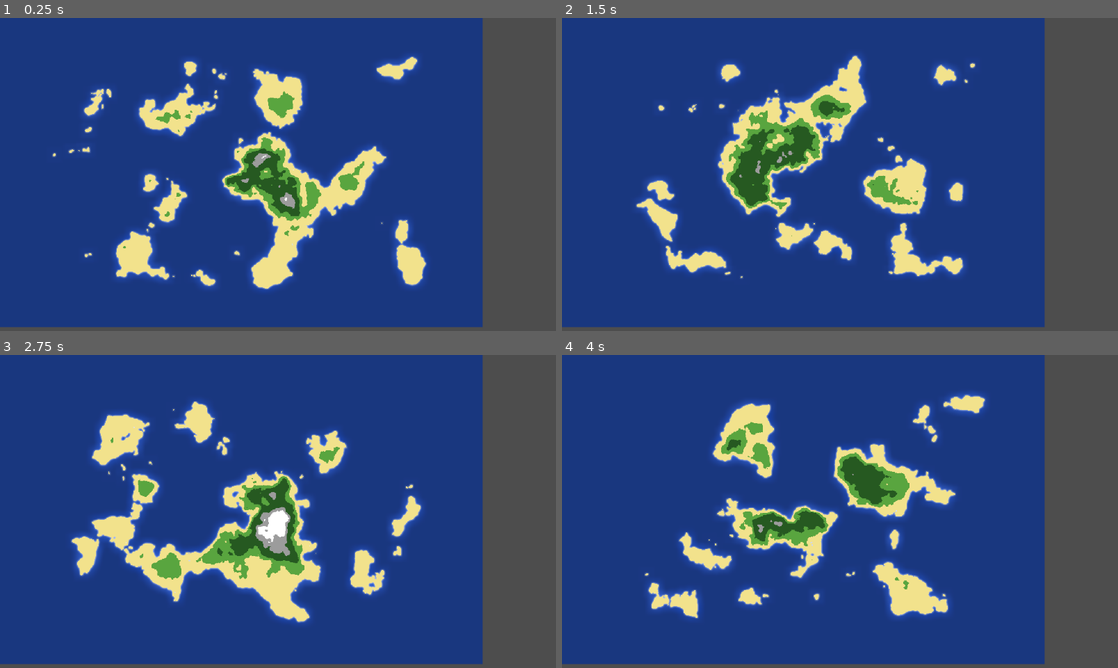
Above: before the commit, frames 1-4 (two rows, left to right).
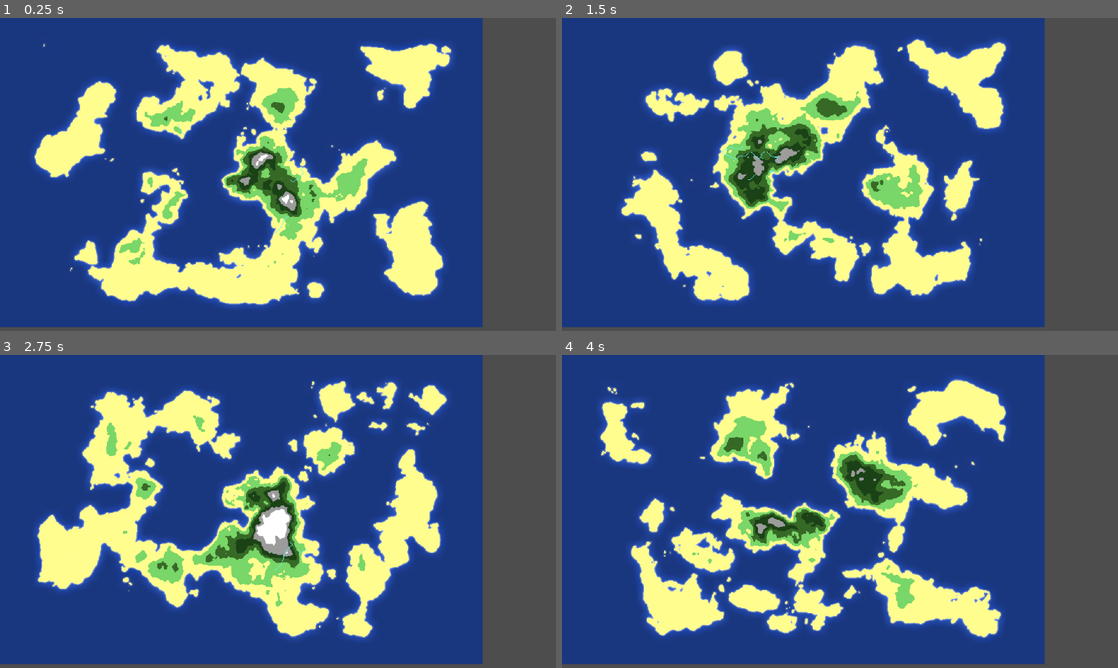
Above: after the commit, the same moments.

Repository: jhaakma/island-generator
Game: Godot game, scene res://Scenes/Main/Main.tscn
Same seed, same stepped clock (60 frames per second), same inputs: the game is played once before the commit and once after it.
Inputs:
- Up to frame 1 (0.25 s): no input
- Up to frame 2 (1.5 s): tap Enter (ui_accept) at 0.5, 0.77, 1.25 s
- Up to frame 3 (2.75 s): tap Enter (ui_accept) at 1.52, 2 s
- Up to frame 4 (4 s): tap Enter (ui_accept) at 2.75, 3.02, 3.5, 3.77 s

The runs differ from the first frame. In frame 1, 26% of the frame differs, in the area x 5-82%, y 7-93%; in frame 2, 24%; in frame 3, 25%; in frame 4, 24%.

Commit message:
Improve river generation

Diff:
--- a/IslandGeneration/Biome.gd
+++ b/IslandGeneration/Biome.gd
@@ -2,5 +2,5 @@
 class_name Biome
 
 @export var name: String = ""
-@export var max_height: float = 1.0
+@export var min_height: float = 1.0
 @export var color: Color = Color.WHITE
--- a/IslandGeneration/Modifiers/RiverModifier.gd
+++ b/IslandGeneration/Modifiers/RiverModifier.gd
@@ -2,8 +2,10 @@
 class_name RiverModifier
 
 @export var river_color: Color = Color(0.2, 0.4, 1.0, 1.0)
-@export var max_length: int = 200
+@export var max_length: int = 20000
 @export var start_search_attempts: int = 100
+@export var river_count: int = 10
+@export var min_starting_height: float = 0.2
 
 func _calculate_height(generator: IslandGenerator, noise: FastNoiseLite, noise_detail: FastNoiseLite, pos: Vector2i, center: Vector2i, max_x: int, max_y: int) -> float:
     var h = noise.get_noise_2d(pos.x, pos.y)
@@ -17,6 +19,68 @@
     if nd > 1.0:
         h = 0
     return h
+
+func _generate_river(generator: IslandGenerator, image: Image, noise: FastNoiseLite, noise_detail: FastNoiseLite, center: Vector2i, max_x: int, max_y: int) -> void:
+    var start_pos := Vector2i.ZERO
+    var found := false
+
+    for _i in start_search_attempts:
+        var x = randi() % generator.island_size.x
+        var y = randi() % generator.island_size.y
+        var h = _calculate_height(generator, noise, noise_detail, Vector2i(x, y), center, max_x, max_y)
+
+        if h >= min_starting_height:
+            start_pos = Vector2i(x, y)
+            found = true
+            break
+    if not found:
+        print("RiverModifier: No valid starting position found after", start_search_attempts, "attempts.")
+        return
+
+    var pos := start_pos
+    var direction := Vector2(randf() * 2.0 - 1.0, randf() * 2.0 - 1.0).normalized()
+    var bend_freq := 0.08 + randf() * 0.08 # Frequency of bends
+    var bend_strength := 0.7 + randf() * 0.5 # How strong the bends are
+
+    for i in max_length:
+        if pos.x < 0 or pos.x >= generator.island_size.x or pos.y < 0 or pos.y >= generator.island_size.y:
+            break
+        var c := image.get_pixelv(pos)
+        if c.a == 0.0:
+            break
+        image.set_pixelv(pos, river_color)
+
+        # Calculate bend using sine and cosine for smooth curves
+        var angle = sin(i * bend_freq) * bend_strength
+        var perp = Vector2(-direction.y, direction.x) # Perpendicular vector
+        var bend_dir = (direction + perp * angle).normalized()
+
+        # Find the best downhill neighbor in the general bend direction
+        var best_neighbor := pos
+        var best_height = 999.0
+        var best_dot = -1.0
+        for dx in range(-1, 2):
+            for dy in range(-1, 2):
+                if dx == 0 and dy == 0:
+                    continue
+                var n = pos + Vector2i(dx, dy)
+                if n.x < 0 or n.x >= generator.island_size.x or n.y < 0 or n.y >= generator.island_size.y:
+                    continue
+                var h = _calculate_height(generator, noise, noise_detail, n, center, max_x, max_y)
+                var dir_vec = Vector2(n - pos).normalized()
+                var dot = bend_dir.dot(dir_vec)
+                # Prefer lower height and direction close to bend_dir
+                if h < best_height or (h == best_height and dot > best_dot):
+                    best_height = h
+                    best_neighbor = n
+                    best_dot = dot
+
+        if best_neighbor == pos:
+            break
+
+        # Smoothly update direction toward the chosen neighbor
+        direction = (direction * 0.7 + Vector2(best_neighbor - pos).normalized() * 0.3).normalized()
+        pos = best_neighbor
 
 func apply(generator: IslandGenerator, image: Image) -> void:
     var noise := FastNoiseLite.new()
@@ -33,43 +97,5 @@
     var max_x = center.x
     var max_y = center.y
 
-    var start_pos := Vector2i.ZERO
-    var found := false
-    for _i in start_search_attempts:
-        var x = randi() % generator.island_size.x
-        var y = randi() % generator.island_size.y
-        var h = _calculate_height(generator, noise, noise_detail, Vector2i(x, y), center, max_x, max_y)
-        if h >= generator.biomes[-1].max_height:
-            start_pos = Vector2i(x, y)
-            found = true
-            break
-    if not found:
-        return
-
-    var pos := start_pos
-    for _i in max_length:
-        if pos.x < 0 or pos.x >= generator.island_size.x or pos.y < 0 or pos.y >= generator.island_size.y:
-            break
-        var c := image.get_pixelv(pos)
-        if c.a == 0.0:
-            break
-        image.set_pixelv(pos, river_color)
-
-        var neighbors = [
-            pos + Vector2i(1, 0),
-            pos + Vector2i(-1, 0),
-            pos + Vector2i(0, 1),
-            pos + Vector2i(0, -1)
-        ]
-        var best_neighbor := pos
-        var best_height = 999.0
-        for n in neighbors:
-            if n.x < 0 or n.x >= generator.island_size.x or n.y < 0 or n.y >= generator.island_size.y:
-                continue
-            var h = _calculate_height(generator, noise, noise_detail, n, center, max_x, max_y)
-            if h < best_height:
-                best_height = h
-                best_neighbor = n
-        if best_neighbor == pos:
-            break
-        pos = best_neighbor
+    for _i in river_count:
+        _generate_river(generator, image, noise, noise_detail, center, max_x, max_y)
--- a/IslandGeneration/island_generator.gd
+++ b/IslandGeneration/island_generator.gd
@@ -11,6 +11,7 @@
 @export var modifiers: Array[MapModifier] = []
 @export var center_bias: float = 3.0
 @export var height_adjustment: float = 0.0
+
 
 func generate_map() -> Dictionary:
     var seed = starting_seed
@@ -49,8 +50,11 @@
                 height = 0
 
             var color: Color = Color(0.0, 0.0, 0.0, 0.0)
-            for biome in biomes:
-                if height < biome.max_height:
+            for i in biomes.size():
+                var biome = biomes[i]
+                var next_biome = biomes[i + 1] if i + 1 < biomes.size() else null
+                var max_height = next_biome.min_height if next_biome else 1.00
+                if height >= biome.min_height and height < max_height:
                     color = biome.color
                     break
             img.set_pixel(x, y, color)
--- a/Scenes/Main/Main.tscn
+++ b/Scenes/Main/Main.tscn
@@ -1,52 +1,58 @@
-[gd_scene load_steps=15 format=3 uid="uid://csjlsvgm6cf7k"]
+[gd_scene load_steps=16 format=3 uid="uid://csjlsvgm6cf7k"]
 
 [ext_resource type="Script" uid="uid://cunwi2033q3mc" path="res://Scenes/Main/main.gd" id="1_qtv3y"]
 [ext_resource type="PackedScene" uid="uid://ohoiqeiuqx0l" path="res://IslandGeneration/IslandRenderer.tscn" id="2_cmk6n"]
 [ext_resource type="PackedScene" uid="uid://oh0smqr43x1u" path="res://Water/Water.tscn" id="2_i3fi7"]
 [ext_resource type="Script" uid="uid://d2ubhr7dafolu" path="res://IslandGeneration/Biome.gd" id="3_biome"]
 [ext_resource type="Script" uid="uid://xk42ray1r42m" path="res://IslandGeneration/island_generator.gd" id="4_map"]
+[ext_resource type="Script" uid="uid://232ig0rvy8pb" path="res://IslandGeneration/Modifiers/MapModifier.gd" id="5_aw1lf"]
 [ext_resource type="Script" uid="uid://bav73ikqeuefi" path="res://IslandGeneration/Modifiers/RiverModifier.gd" id="5_river"]
 
 [sub_resource type="Resource" id="Resource_biome_sand"]
 script = ExtResource("3_biome")
 name = "Sand"
-max_height = 0.1
-color = Color(0, 0, 0, 0)
+min_height = 0.05
+color = Color(1, 0.992667, 0.56, 1)
 
 [sub_resource type="Resource" id="Resource_biome_grass"]
 script = ExtResource("3_biome")
 name = "Grass"
-max_height = 0.15
-color = Color(0.95, 0.89, 0.55, 1)
+min_height = 0.1
+color = Color(0.47586, 0.84, 0.4116, 1)
 
 [sub_resource type="Resource" id="Resource_biome_forest"]
 script = ExtResource("3_biome")
 name = "Forest"
-max_height = 0.2
-color = Color(0.35, 0.65, 0.25, 1)
+min_height = 0.15
+color = Color(0.216209, 0.411782, 0.151545, 1)
 
 [sub_resource type="Resource" id="Resource_biome_dense"]
 script = ExtResource("3_biome")
 name = "DenseForest"
-max_height = 0.3
-color = Color(0.15, 0.35, 0.13, 1)
+min_height = 0.2
+color = Color(0.105197, 0.260583, 0.0896422, 1)
 
 [sub_resource type="Resource" id="Resource_o8wgc"]
 script = ExtResource("3_biome")
 name = "Mountain Base"
-max_height = 0.35
+min_height = 0.25
 color = Color(0.61339, 0.61339, 0.61339, 1)
 metadata/_custom_type_script = "uid://d2ubhr7dafolu"
 
 [sub_resource type="Resource" id="Resource_w20t6"]
 script = ExtResource("3_biome")
 name = "Mountain Peaks"
-max_height = 1.0
+min_height = 0.3
 color = Color(1, 1, 1, 1)
 metadata/_custom_type_script = "uid://d2ubhr7dafolu"
 
 [sub_resource type="Resource" id="Resource_river_mod"]
 script = ExtResource("5_river")
+river_color = Color(0.4, 0.95, 1, 1)
+max_length = 20000
+start_search_attempts = 1000
+river_count = 10
+min_starting_height = 0.2
 
 [sub_resource type="Resource" id="Resource_island_gen"]
 script = ExtResource("4_map")
@@ -56,9 +62,9 @@
 noise_weight_detail = 0.15
 starting_seed = -1
 biomes = Array[ExtResource("3_biome")]([SubResource("Resource_biome_sand"), SubResource("Resource_biome_grass"), SubResource("Resource_biome_forest"), SubResource("Resource_biome_dense"), SubResource("Resource_o8wgc"), SubResource("Resource_w20t6")])
+modifiers = Array[ExtResource("5_aw1lf")]([SubResource("Resource_river_mod")])
 center_bias = 1.0
-height_adjustment = 7.0
-modifiers = Array[ExtResource("5_river")]([SubResource("Resource_river_mod")])
+height_adjustment = 4.0
 
 [node name="Main" type="Node2D"]
 script = ExtResource("1_qtv3y")
